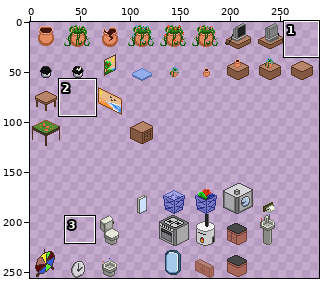
Sprite sheet: tgp/Resources/Objetos/TileSetObjects1tile.png. Above: a wide view before the commit, with the close-up outlined.
Close-up. Old version:
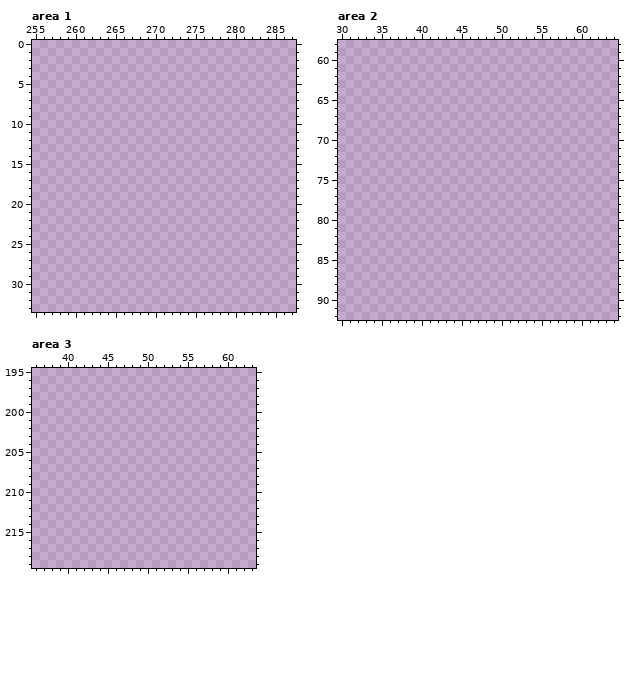
The file is 512x256 pixels. Colours within 5 levels of each other are drawn and written as one. Shown: area 1: x 255..287, y 0..33; area 2: x 30..64, y 58..92; area 3: x 36..63, y 195..219. The old version is drawn lined up with the new one. The wide view leaves out empty margins.
Palette (. is transparent): 
After the commit:
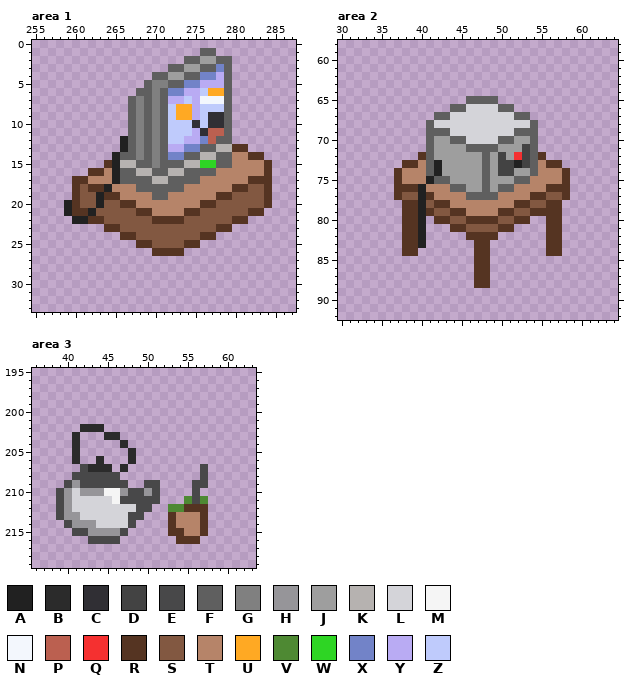
Colours new in this view: A #212121  B #2b2b2b  C #302f34  D #434343  E #484849  F #5f5f5f  G #808080  H #969599  J #9e9e9e  K #b6b2b0  L #d4d4d9  M #f5f5f5  N #f3f7fd  P #bb6050  Q #f53030  R #553422  S #825841  T #b68469  U #ffa923  V #4e8933  W #2ed524  X #7283c8  Y #b9abf3  Z #bfcbfc
What changed:
drawings rearranged on the sheet (the old picture shows each at its new place; 3 dropped ones are not shown)
Changed rows in their new state; - is an unchanged pixel.
Area 1:
first column x 259:
 1 -----------------FF-------
 2 ---------------FFJJFF-----
 3 -------------FFJJFFXF-----
 4 -----------FFJJFFXXYF-----
 5 ----------FGGFFXXYYYF-----
 6 ---------FFGFXXYYZUUF-----
 7 --------FGFGFYYZYNNNF-----
 8 --------FGFGFZUUYZZZF-----
 9 --------FGFGFZUUYZCCF-----
10 --------FGFGFZZZCZCCF-----
11 --------FGFGFZZZYCPPF-----
12 -------AFGFGFZZYYXPFF-----
13 -------AFGFGFYYXXFFKKRR---
14 ------AFFGFGFXXFFKKFFTTRR-
15 -----RAKKFFGFFFKKWWFFTTTTR
16 ---RRTAFFKKFFKKFFFFTTTTTTR
17 -RRTTTAFFFFKKFFFFTTTTTTRRR
18 -RSRRATTTFFFFFFTTTTTTRRSSR
19 -RSSARRTTTTFFTTTTTTRRSSSSR
20 ARSSASSRRTTTTTTTTRRSSSSSSR
21 ARRASSSSSRRTTTTRRSSSSSSRR-
22 -AARRSSSSSSRRRRSSSSSSRR---
23 -----RRSSSSSSSSSSSSRR-----
24 -------RRSSSSSSSSRR-------
25 ---------RRSSSSRR---------
26 -----------RRRR-----------
Area 2:
first column x 37:
65 ---------FFFF---------
66 -------FFLLLLFF-------
67 -----FFLLLLLLLLFF-----
68 ----FLLLLLLLLLLLLF----
69 ----FFFLLLLLLLLFFF----
70 ----FJJFFLLLLFFJJF----
71 ----FJJJJFFFFJJJDF----
72 ---RFJJJJJJFJDJQDFR---
73 -RRTFAJJJJJFJDDADFTRR-
74 RTTTFAJJJJJFJDDJJFTTTR
75 RTTTAFFJJJJFJJJFFTTTTR
76 RRRATTTFFJJFJFFTTTTRRR
77 RSSARTTTTFFFFTTTTRRSSR
78 -RRASRRTTTTTTTTRRSSRR-
79 -RRARSSRRTTTTRRSSRRRR-
80 -RRA-RRSSRRRRSSRR--RR-
81 -RRA---RRSSSSRR----RR-
82 -RRA-----RRRR------RR-
83 -RRA------RR-------RR-
84 -RR-------RR-------RR-
85 ----------RR----------
86 ----------RR----------
87 ----------RR----------
88 ----------RR----------
Area 3:
first column x 39:
202 ---BBB-------------
203 --B---BB-----------
204 --B-----B----------
205 --B------B---------
206 --B--B---B---------
207 ---EBBB-B---------E
208 --EEEEEE----------E
209 -EHEEEEEE--EE----EE
210 EHLHHHMMHEEHE----E-
211 EHLLLLLMEEEEE---VEV
212 EHLLLLLLLLEE--VVRRR
213 EHHLLLLLLEE---RTTTR
214 -EHHHLLLLE----RTTTR
215 --EEHHHHE-----RRTTR
216 ----EEEE-------RRR-
Where, in picture pixels (left, top, right, bottom), the same in both close-ups:
added: (64, 48, 272, 256)
added: (394, 96, 570, 288)
added: (56, 424, 208, 544)
